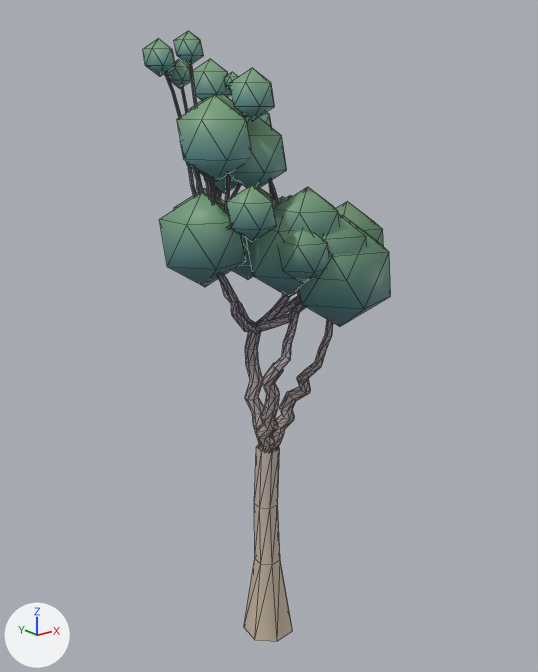
A saved change to the glTF model assets/environment/vegetation/trees/seed/seed_tree_j.glb.
Camera for both pictures: a 50 mm camera at (-9.72, -12.17, 11.7) aimed at (0.17, 0.19, 6.75). Lighting does not change. The marker at lower left points along +X, +Y and +Z. The older version comes first. Mesh edges are drawn as thin lines. Objects named as collision shapes, trigger or cutter boxes, shadow casters or lower levels of detail are left out. Vertices at exactly the same position are counted once.

Objects in the first picture: 'seed_tree_j_LOD0'.
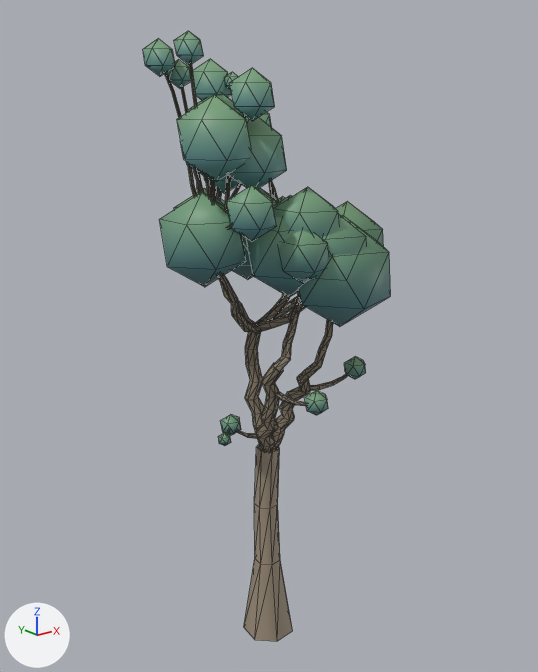
Patch to the scene script:
```diff
--- a/assets/environment/vegetation/trees/seed/seed_tree_j.glb.py
+++ b/assets/environment/vegetation/trees/seed/seed_tree_j.glb.py
@@ me_seed_tree_j_lod0 @@
 # used by ob_seed_tree_j_lod0; location = (0.0, 0.0, 0.0)
-me_seed_tree_j_lod0.from_pydata(...)  # 1595 vertices, 2204 faces; spans x -3.07..3.27, y -2.86..2.86, z -0.71..12.99
+me_seed_tree_j_lod0.from_pydata(...)  # 1770 vertices, 2396 faces; spans x -3.07..3.27, y -2.86..2.86, z -0.71..12.99
+# me_seed_tree_j_lod0 part 1: a new loose piece, an icosphere of 20 faces spanning x 1.64..2.15, y -1.05..-0.57, z 5.61..6.18, in mat_seedcore
+# me_seed_tree_j_lod0 part 2: a new loose piece, an icosphere of 20 faces spanning x -0.65..-0.17, y -2.27..-1.81, z 5.76..6.29, in mat_seedcore
+# me_seed_tree_j_lod0 part 3: a new loose piece, an icosphere of 20 faces spanning x -1.25..-0.79, y -0.19..0.24, z 4.75..5.25, in mat_seedcore
+# me_seed_tree_j_lod0 part 4: a new loose piece, an icosphere of 20 faces spanning x -1.58..-1.3, y -0.46..-0.19, z 4.75..5.06, in mat_seedcore
+# me_seed_tree_j_lod0 part 5: a new loose piece of 20 vertices spanning x 0.53..1.91, y -0.83..-0.39, z 5.52..5.91, in mat_toon
+# me_seed_tree_j_lod0 part 6: a new loose piece of 20 vertices spanning x -0.43..-0.28, y -2.05..-0.46, z 5.73..6.04, in mat_toon
+# me_seed_tree_j_lod0 part 7: a new loose piece of 20 vertices spanning x -1.03..0.1, y 0.01..0.13, z 4.41..5.01, in mat_toon
+# me_seed_tree_j_lod0 part 8: 1604 kept faces spanning x -1.69..1.89, y -1.52..1.64, z -0.71..12.66 get new vertex colours; the middle colour goes from light grey #b6abc5 to brown #918773
+# other edits to the shape of me_seed_tree_j_lod0 do not show in these pictures
 me_seed_tree_j_lod0.materials.append(mat_seedcore)
```

What differs and where, as boxes (x1, y1, x2, y2) in the pictures (538 x 672 px):
part 1 of me_seed_tree_j_lod0, added: after (344, 356, 366, 379)
part 2 of me_seed_tree_j_lod0, added: after (305, 390, 328, 415)
part 3 of me_seed_tree_j_lod0, added: after (221, 414, 241, 435)
part 4 of me_seed_tree_j_lod0, added: after (218, 433, 231, 446)
part 5 of me_seed_tree_j_lod0, added: after (299, 374, 347, 391)
part 6 of me_seed_tree_j_lod0, added: after (275, 392, 306, 406)
part 7 of me_seed_tree_j_lod0, added: after (237, 431, 258, 439)
part 8 of me_seed_tree_j_lod0, recoloured: (164, 64, 333, 641) in both
